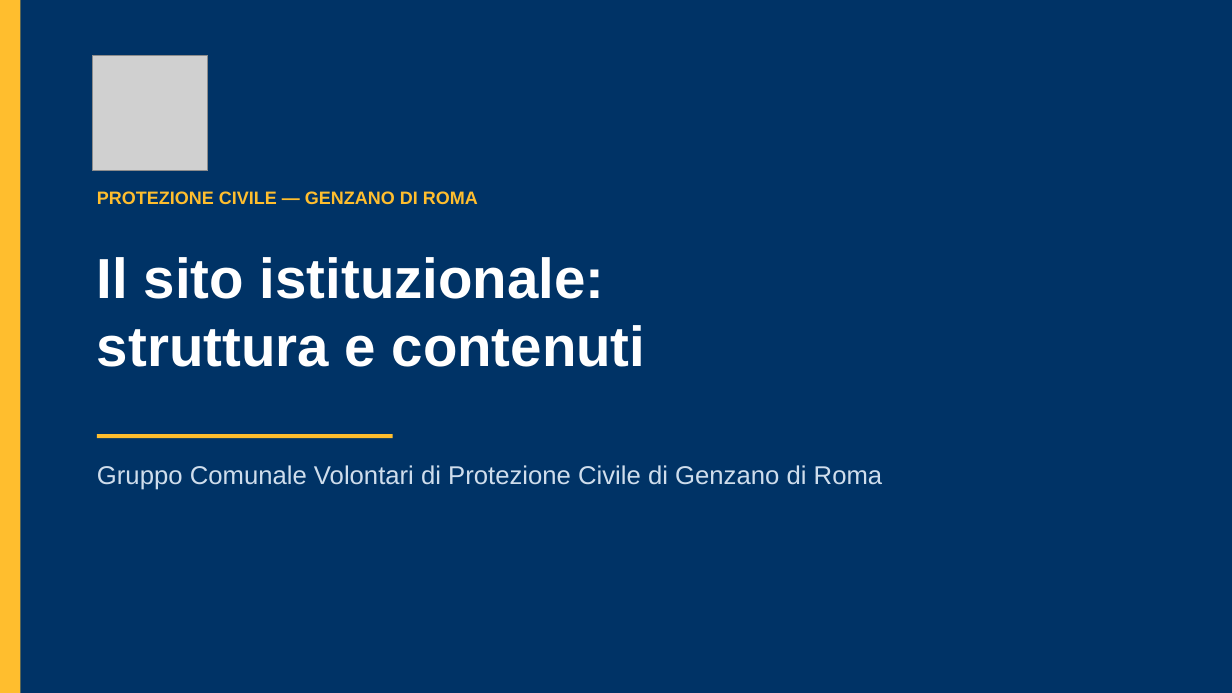
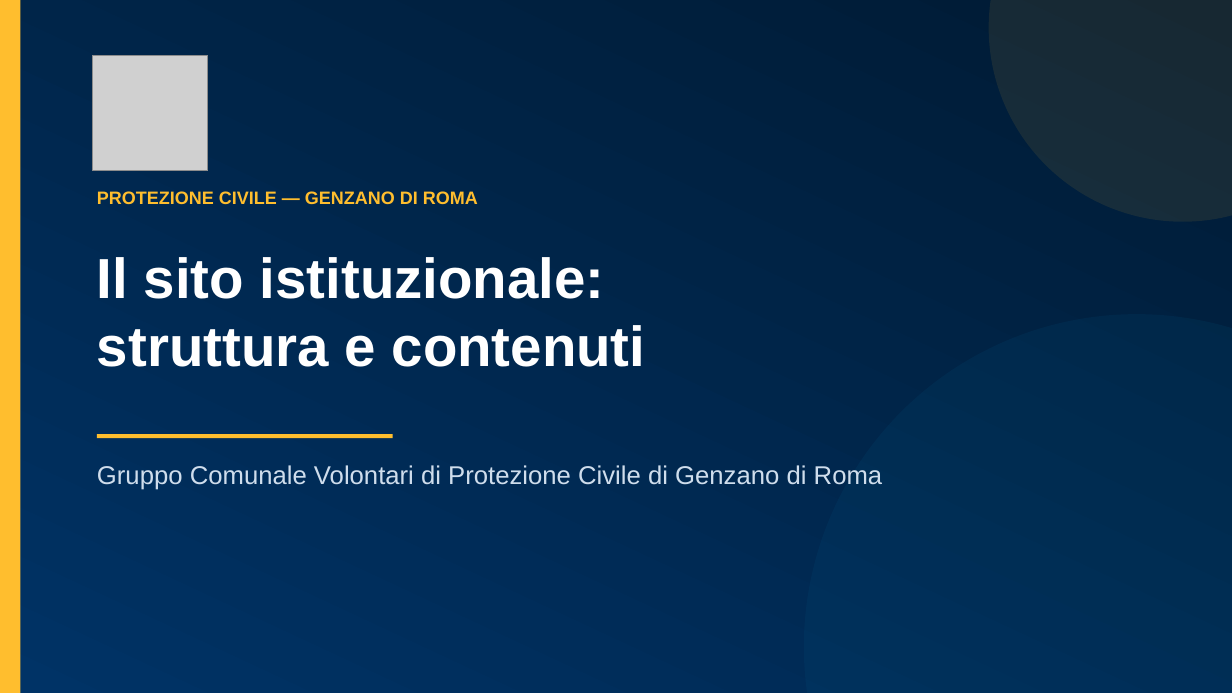
Before and after one commit to SviluppoItaliaDigitale/sito-pc-genzano, a slide deck: slide 1 of static/manuali/presentazione-struttura-sito.pptx. Drawn at 1232x693 pixels with LibreOffice and Linux fonts; fonts in the diff are those of the drawing; grey boxes stand for pictures. Boxes give left, top, right and bottom in pixels: in the first picture for what was removed or moved away, otherwise in the second. Text is boxed around its words. In the diff, an @@ line names an element or a change of style, - is before the commit and + after.

```diff
--- a/static/manuali/presentazione-struttura-sito.pptx
+++ b/static/manuali/presentazione-struttura-sito.pptx
@@ rectangle at [0,0,1232,693]: fill #003366 to gradient #001A33 to #003366 @@
@@ ellipse added at [989,0,1232,222], fill #FFBE2E at 9% opacity @@
@@ ellipse added at [804,314,1232,693], fill #075985 at 14% opacity @@
```
Also in this commit, not shown: 55 other slides changed, 2 other files.
